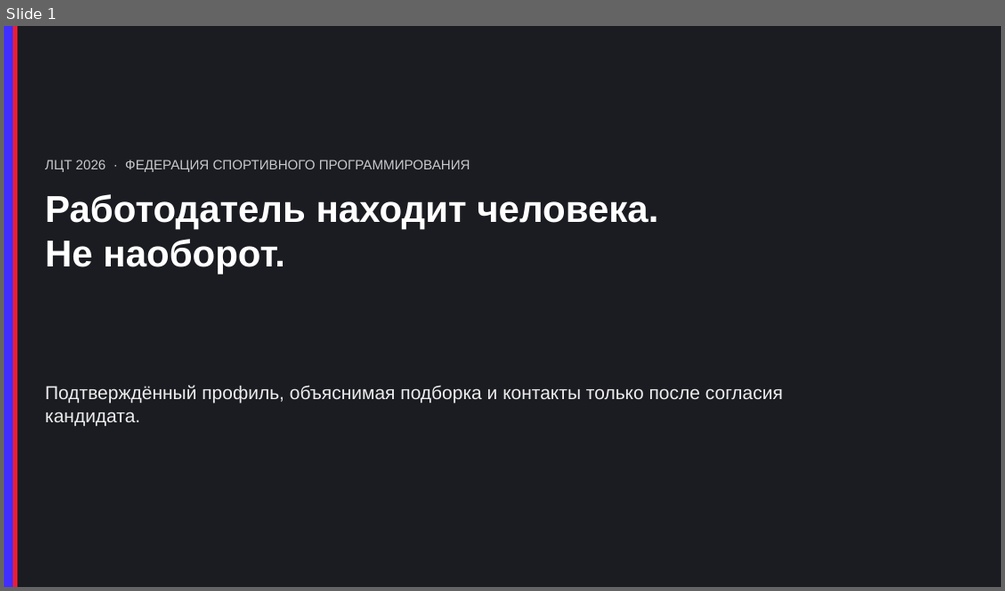
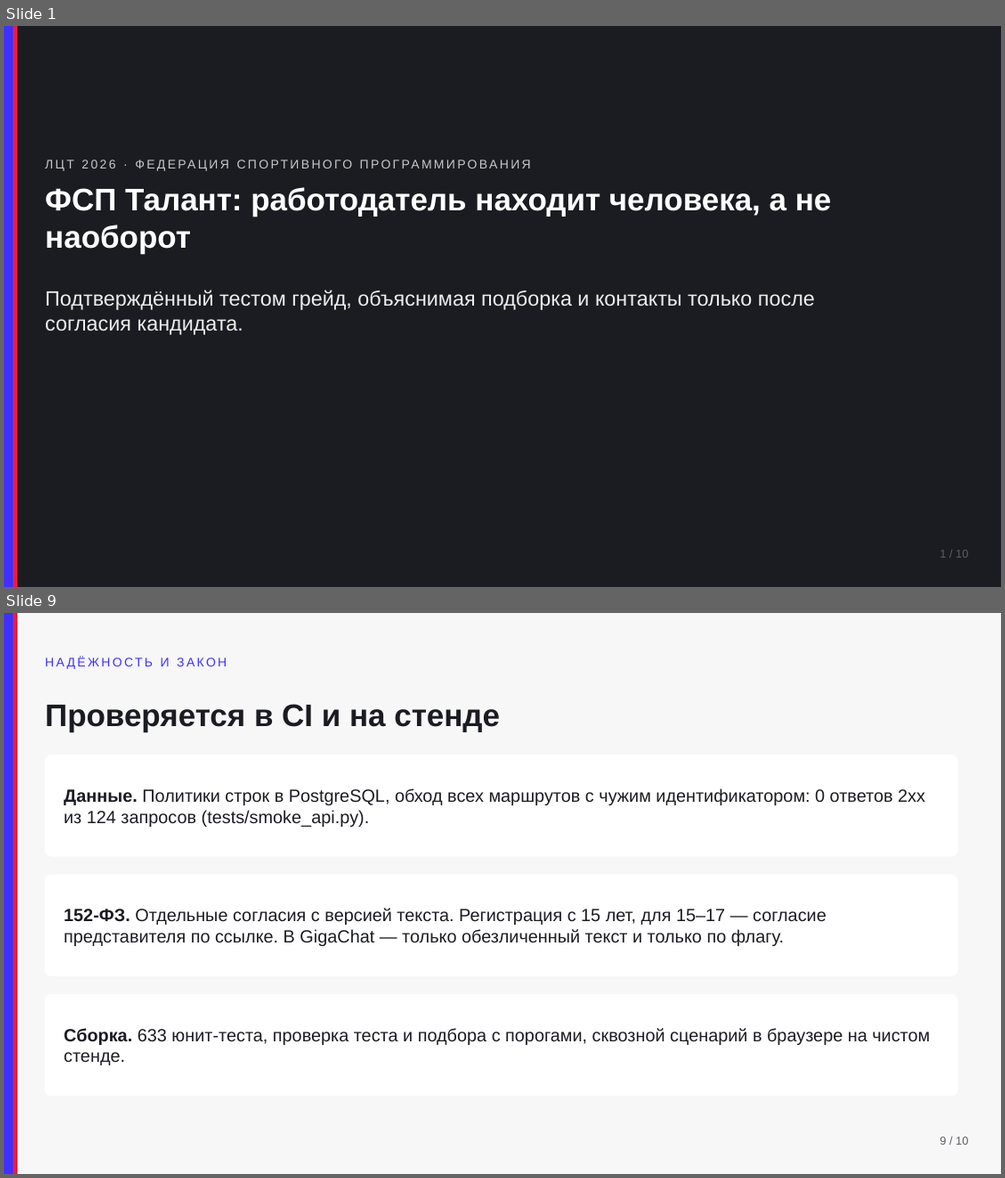
Before and after one commit to KonkovDV/fsp-talent, a slide deck: docs/pitch.pptx. Shown one above the other, each under a label of ours: slide 1 before the commit, slides 1 and 9 after it; the slides between them are not shown. The pictures are 1005x591 and 1005x1178 pixels, drawn with LibreOffice and Linux fonts; fonts in the diff are those of the drawing. Boxes give left, top, right and bottom in pixels: in the first picture for what was removed or moved away, otherwise in the second. Text is boxed around its words. In the diff, an @@ line names an element or a change of style, - is before the commit and + after.

Commit message:
Питч переделан на десять слайдов со скриншотами стенда: HTML, PPTX и PDF собираются из одного источника, у каждой цифры есть команда, а пример оси ФСП закреплён тестом.

```diff
--- a/docs/pitch.pptx
+++ b/docs/pitch.pptx
@@ slide 9 added at (4, 613, 1001, 1174), background #F7F7F8 @@
@@ rectangle added at (4, 613, 13, 1174), fill #402FFF @@
@@ rectangle added at (13, 613, 17, 1174), fill #EC1D35 @@
@@ text added at (161, 657, 226, 666), 12 pt, text #402FFF @@
+НАДЁЖНОСТЬ И ЗАКОН
@@ text added at (45, 704, 500, 732), 30 pt, text #1B1C21, bold @@
+Проверяется в CI и на стенде
@@ rounded rectangle added at (45, 755, 957, 856), fill #FFFFFF, outline #FFFFFF 1 pt @@
@@ text added at (64, 788, 925, 827), 17 pt, text #1B1C21 @@
+Данные. Политики строк в PostgreSQL, обход всех маршрутов с чужим идентификатором: 0 ответов 2xx из 124 запросов (tests/smoke_api.py).
@@ rounded rectangle added at (45, 875, 957, 976), fill #FFFFFF, outline #FFFFFF 1 pt @@
@@ text added at (64, 908, 826, 946), 17 pt, text #1B1C21 @@
+152-ФЗ. Отдельные согласия с версией текста. Регистрация с 15 лет, для 15–17 — согласие представителя по ссылке. В GigaChat — только обезличенный текст и только по флагу.
@@ rounded rectangle added at (45, 995, 957, 1095), fill #FFFFFF, outline #FFFFFF 1 pt @@
@@ text added at (64, 1028, 930, 1065), 17 pt, text #1B1C21 @@
+Сборка. 633 юнит-теста, проверка теста и подбора с порогами, сквозной сценарий в браузере на чистом стенде.
@@ text added at (939, 1136, 968, 1144), 11 pt, text #5C5E66 @@
+9 / 10
@@ slide 1 changed as well @@
@@ text "ЛЦТ 2026 · ФЕДЕРАЦИЯ СПОРТИВНОГО ..." at (45, 153, 942, 176): size 13 to 12 pt, letter spacing 0 to 2 pt @@
@@ text at (45, 187, 832, 253): text changed; size 36 to 30 pt @@
-Работодатель находит человека.
-Не наоборот.
+ФСП Талант: работодатель находит человека, а не наоборот
@@ text at (45, 289, 815, 335): text changed; size 18 to 20 pt @@
-Подтверждённый профиль, объяснимая подборка и контакты только после согласия кандидата.
+Подтверждённый тестом грейд, объяснимая подборка и контакты только после согласия кандидата.
@@ text added at (939, 549, 968, 557), 11 pt, text #5C5E66 @@
+1 / 10
```
Also in this commit, not shown: 8 other slides added, 6 slides removed, 9 other files.
